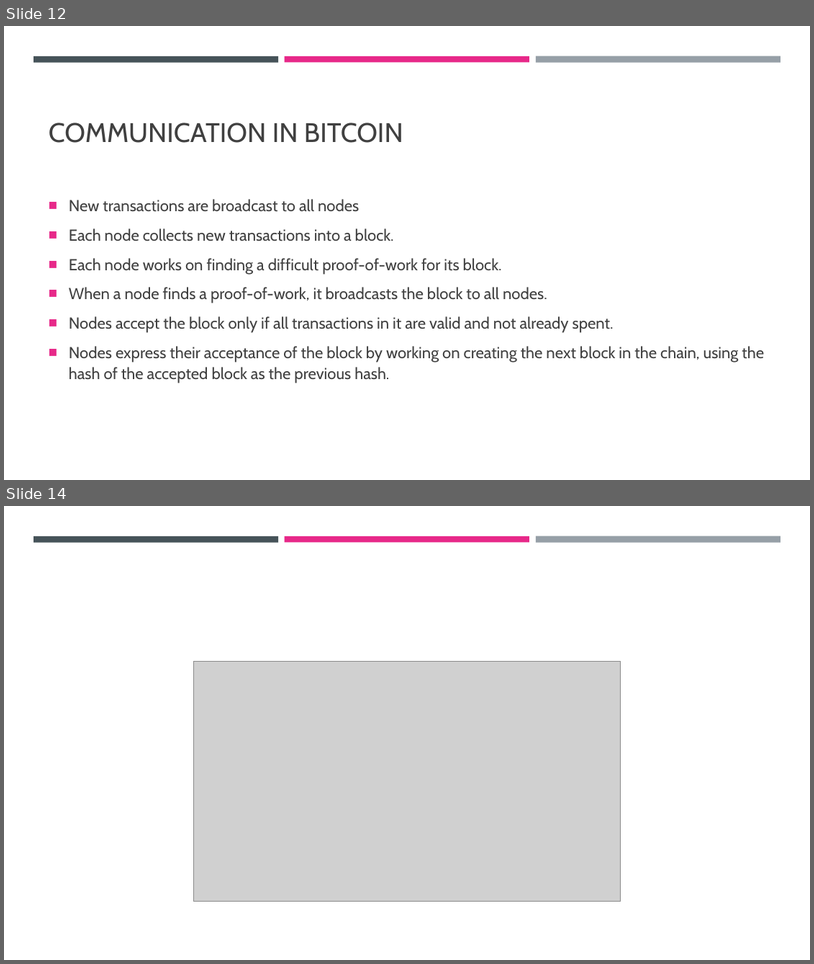
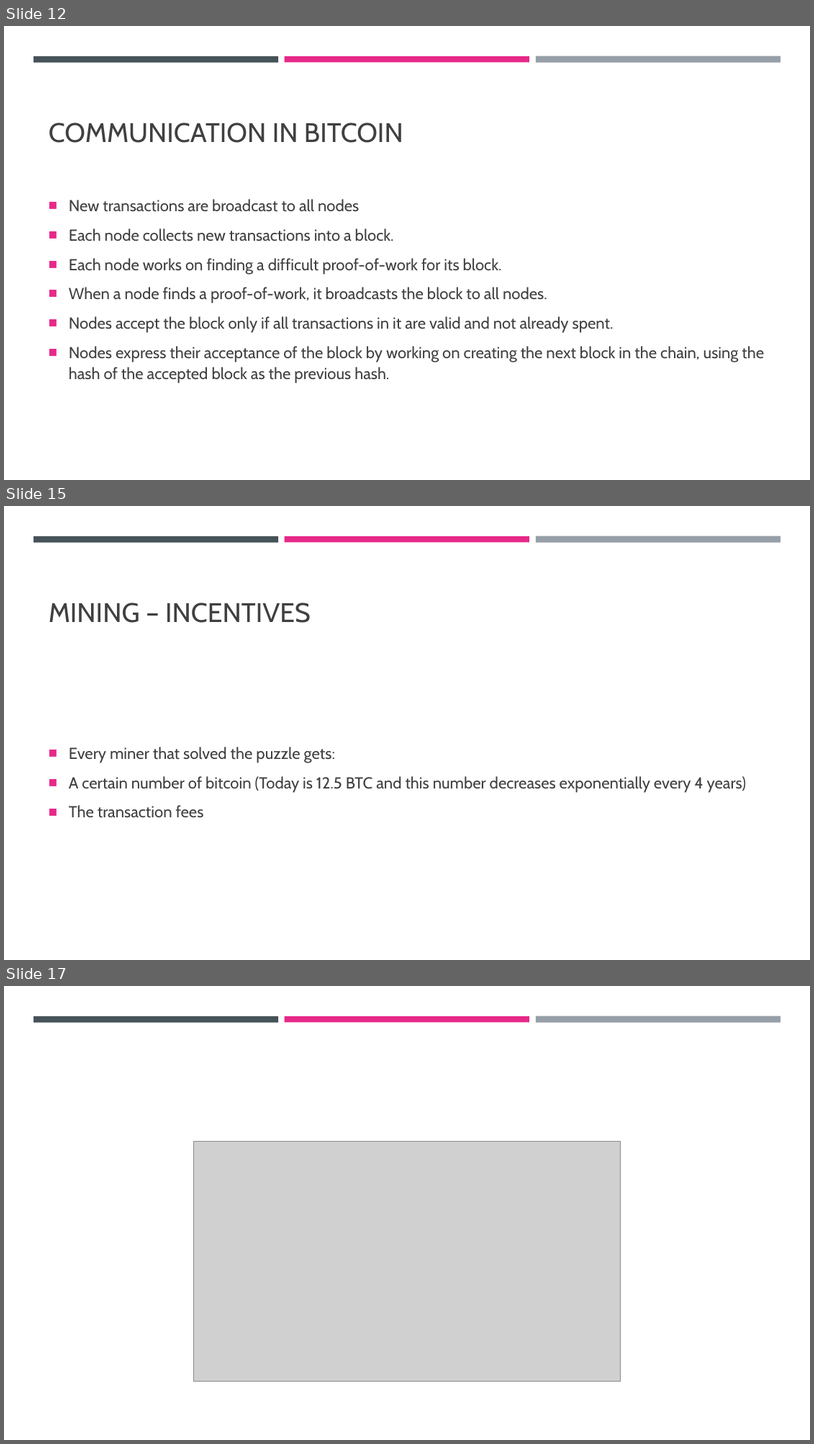
Before and after one commit to cyoni/bitcoin, a slide deck: bitcoin.pptx. Shown one above the other, each under a label of ours: slides 12 and 14 before the commit, slides 12, 15 and 17 after it; the slides between them are not shown. The pictures are 814x964 and 814x1444 pixels, drawn with LibreOffice and Linux fonts; fonts in the diff are those of the drawing; grey boxes stand for pictures. Boxes give left, top, right and bottom in pixels: in the first picture for what was removed or moved away, otherwise in the second. Text is boxed around its words. In the diff, an @@ line names an element or a change of style, - is before the commit and + after.

```diff
--- a/bitcoin.pptx
+++ b/bitcoin.pptx
@@ slide 15 added at (4,506,810,960), background #FFFFFF; not listed: 3 template elements that a slide beside it also shows @@
@@ title added at (49,602,311,623), 32 pt, text #404040 @@
+MINING – INCENTIVES
@@ text added at (69,746,746,818), 19 pt, text #404040 @@
+■ Every miner that solved the puzzle gets:
+■ A certain number of bitcoin (Today is 12.5 BTC and this number decreases exponentially every 4 years)
+■ The transaction fees
@@ what was slide 14 is now slide 17 @@
```
Also in this commit, not shown: 4 slides changed, 2 other slides added.
